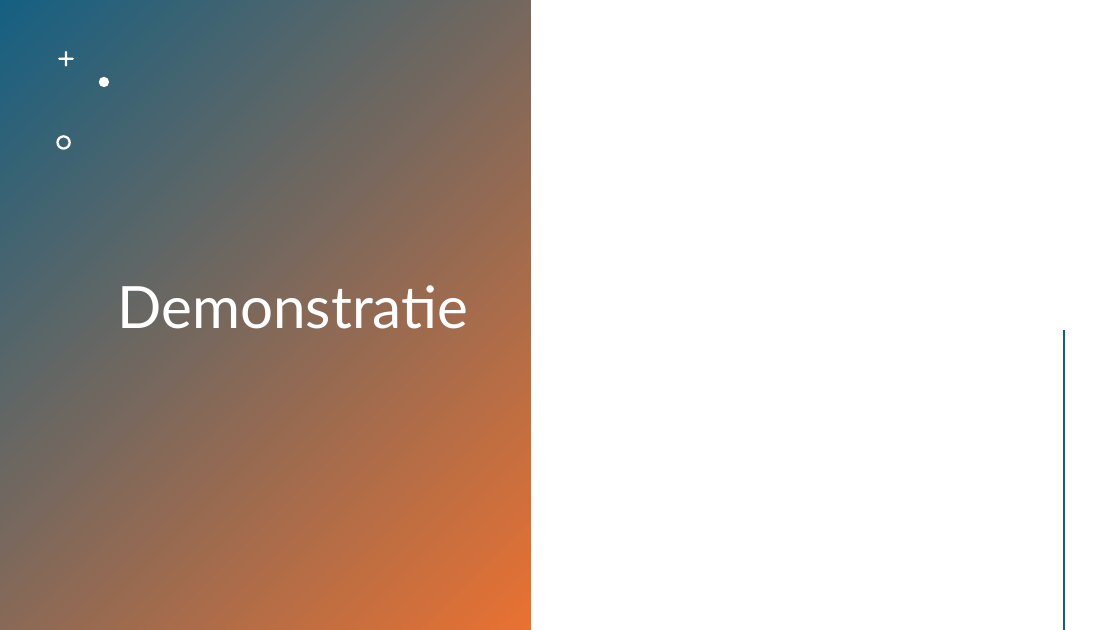
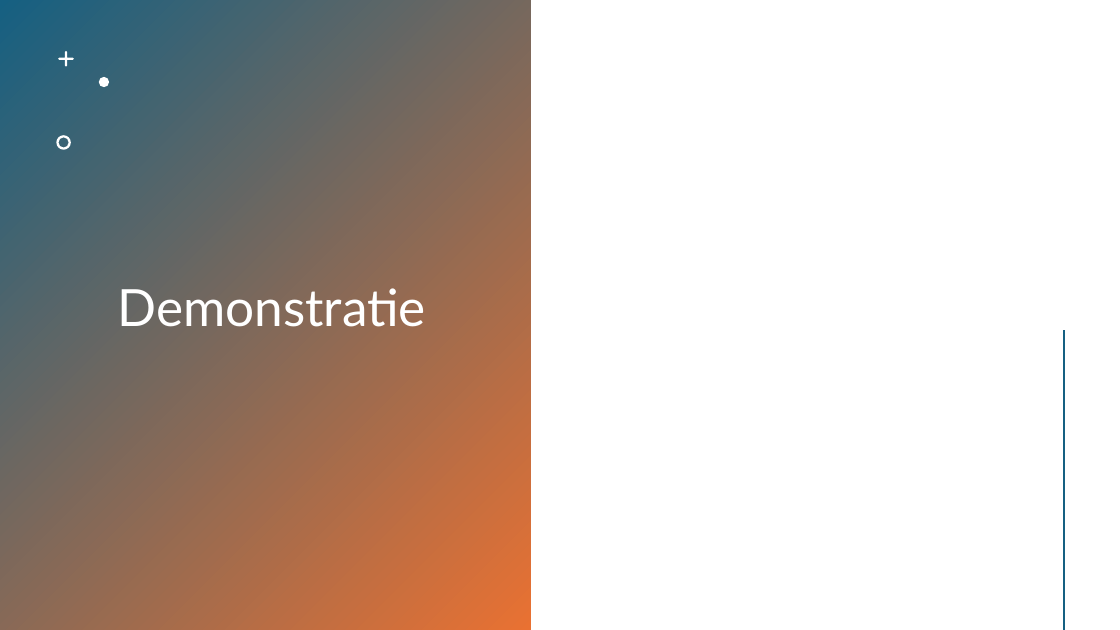
Before and after one commit to HANICA-DWA/project-sep23-klipspringer, a slide deck: slide 4 of groepsdocumenten/Presentatie - BKS.pptx (slide 5 before the commit). Drawn at 1120x630 pixels with LibreOffice and Linux fonts; fonts in the diff are those of the drawing. Boxes give left, top, right and bottom in pixels: in the first picture for what was removed or moved away, otherwise in the second. Text is boxed around its words. In the diff, an @@ line names an element or a change of style, - is before the commit and + after.

```diff
--- a/groepsdocumenten/Presentatie - BKS.pptx
+++ b/groepsdocumenten/Presentatie - BKS.pptx
@@ title "Demonstratie" at bbox=[118, 281, 427, 327]: size 50 to 44 pt @@
```
Also in this commit, not shown: 3 other slides changed, 3 slides added, 2 slides removed.
